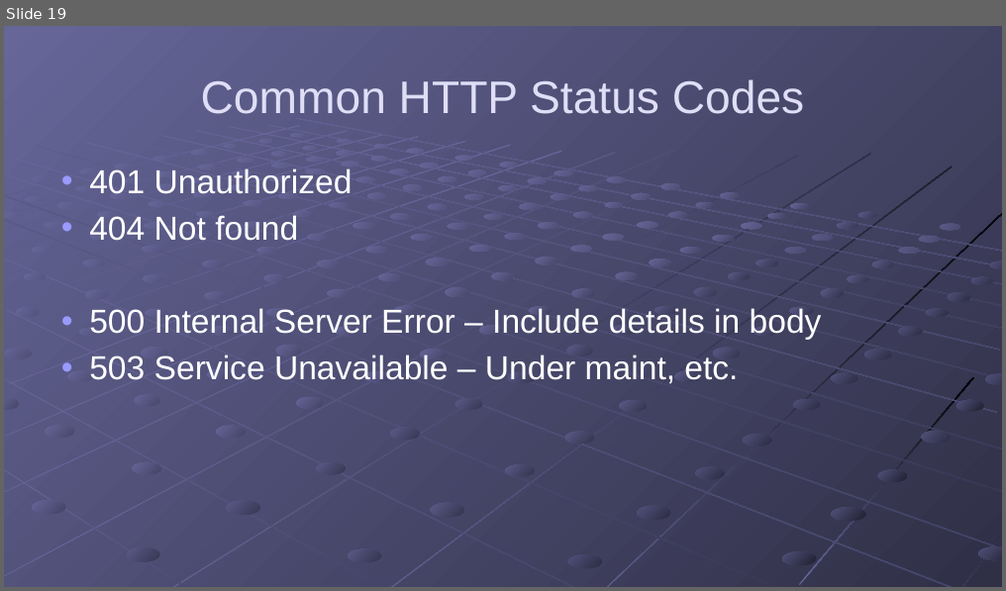
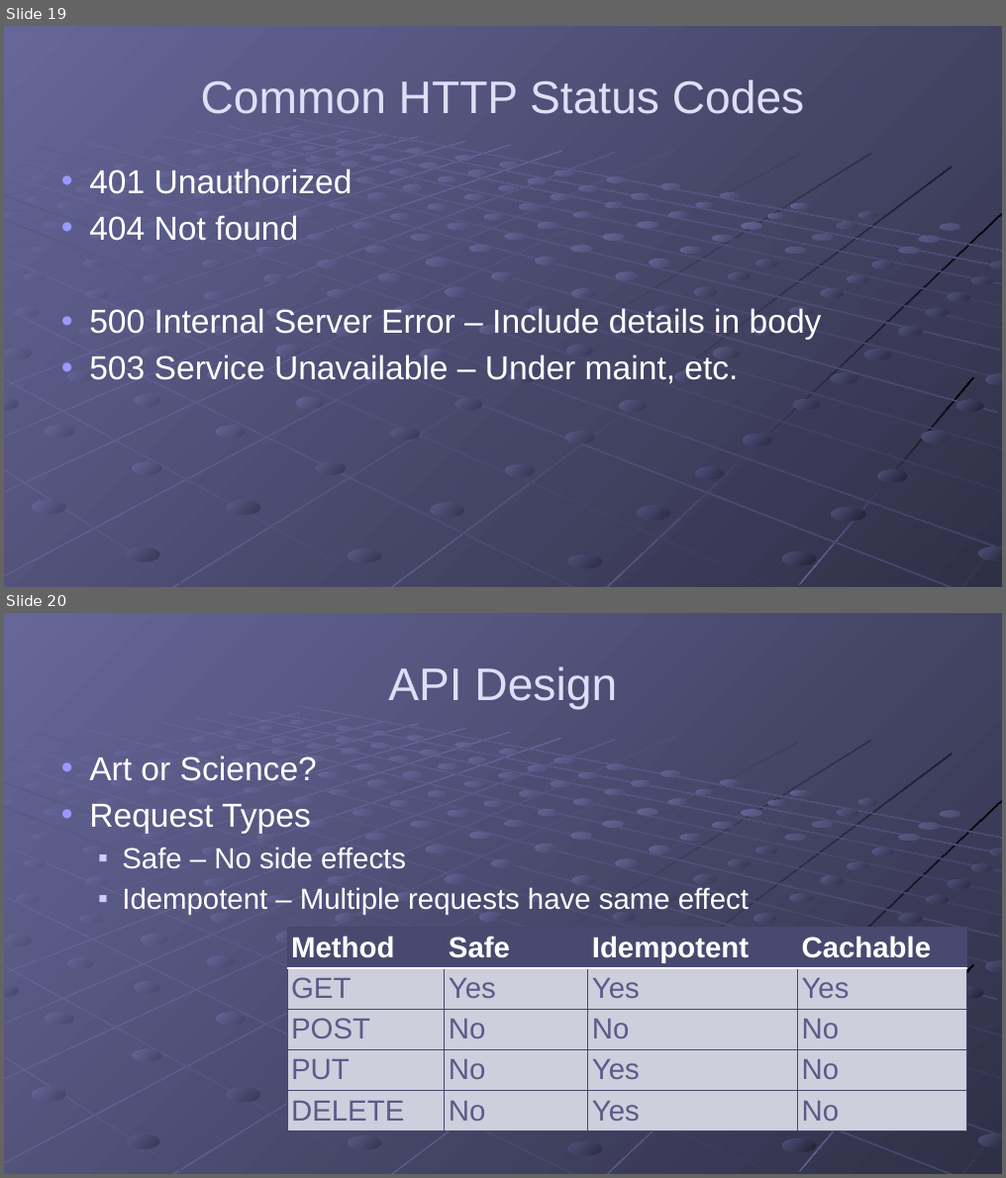
Before and after one commit to gregsohl/RESTFul_API_Presentation, a slide deck: Presentation/RESTful APIs.pptx. Shown one above the other, each under a label of ours: slide 19 before the commit, slides 19 and 20 after it. The pictures are 1006x591 and 1006x1178 pixels, drawn with LibreOffice and Linux fonts; fonts in the diff are those of the drawing. Boxes give left, top, right and bottom in pixels: in the first picture for what was removed or moved away, otherwise in the second. Text is boxed around its words. In the diff, an @@ line names an element or a change of style, - is before the commit and + after.

Commit message:
Got the basic example working. Started API design info in presentation

```diff
--- a/Presentation/RESTful APIs.pptx
+++ b/Presentation/RESTful APIs.pptx
@@ slide 20 added at [4, 613, 1002, 1174], background gradient #666699 to #49496D; not listed: 215 template elements that a slide beside it also shows @@
@@ title added at [388, 666, 617, 710], 44 pt, text #DFDEF6 @@
+API Design
@@ text added at [89, 756, 748, 915], 28 pt, text #FFFFFF @@
+• Art or Science?
+• Request Types
+  ■ Safe – No side effects
+  ■ Idempotent – Multiple requests have same effect
@@ table added at [287, 928, 966, 1144], 5 rows, 4 columns @@
+Method | Safe | Idempotent | Cachable
+GET | Yes | Yes | Yes
+POST | No | No | No
+PUT | No | Yes | No
+DELETE | No | Yes | No
```
Also in this commit, not shown: 3 other slides added, 2 other files.
